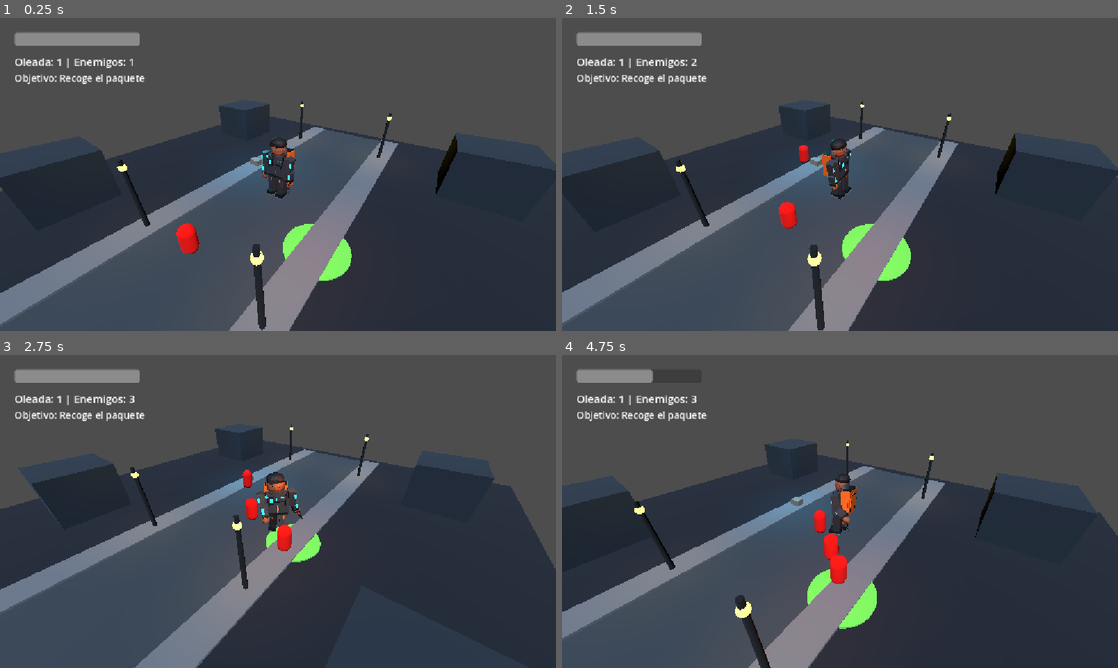
Above: before the commit, frames 1-4 (two rows, left to right).
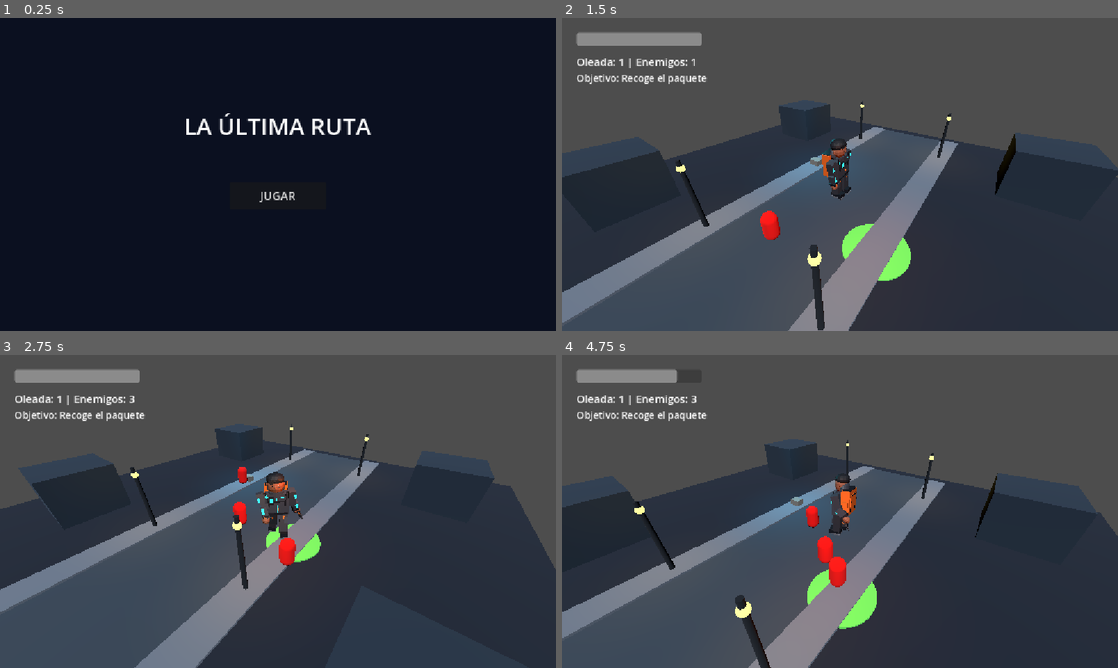
Above: after the commit, the same moments.

Repository: luismedinadl/la-ultima-ruta
Game: Godot game, scene res://scenes/ui/main_menu.tscn
Same seed, same stepped clock (60 frames per second), same inputs: the game is played once before the commit and once after it. Before the commit the project starts from res://scenes/levels/level_01.tscn.
Inputs (mouse positions are in pixels of both pictures, inside the frame that each line leads up to):
- Up to frame 1 (0.25 s): no input
- Up to frame 2 (1.5 s): click (840, 196) at 0.5 s, where only the run after the commit has a clickable "JUGAR"; hold D (move_right) from 1.28 s (still down); tap Space (attack) at 1.35 s
- Up to frame 3 (2.75 s): release D (move_right) at 2.03 s; hold S (move_back) from 2.03 s (still down); tap R at 2.1 s
- Up to frame 4 (4.75 s): release S (move_back) at 2.78 s; hold D (move_right) 2.78-3.53 s; tap Space (attack) at 2.85, 4.35 s; hold W (move_forward) 3.53-4.28 s; tap R at 3.6 s; hold A (move_left) from 4.28 s (still down)

The runs differ from the first frame. In frame 1, 97% of the frame differs, in the area x 0-100%, y 0-100%; in frame 2, 0.6%; in frame 3, 0.7%; in frame 4, 0.7%.

Commit message:
Menú principal

Diff:
--- a/project.godot
+++ b/project.godot
@@ -11,7 +11,7 @@
 [application]
 
 config/name="La Última Ruta"
-run/main_scene="uid://dwhdxwauvobvj"
+run/main_scene="uid://dspbpfric1whr"
 config/features=PackedStringArray("4.7", "Mobile")
 config/icon="res://icon.svg"
 
--- /dev/null
+++ b/scenes/ui/main_menu.gd
@@ -0,0 +1,7 @@
+extends Control
+
+func _ready() -> void:
+	$PlayButton.pressed.connect(_on_play_button_pressed)
+
+func _on_play_button_pressed() -> void:
+	get_tree().change_scene_to_file("res://scenes/levels/level_01.tscn")
--- /dev/null
+++ b/scenes/ui/main_menu.tscn
@@ -0,0 +1,37 @@
+[gd_scene format=3 uid="uid://dspbpfric1whr"]
+
+[ext_resource type="Script" uid="uid://6octvtehtxm3" path="res://scenes/ui/main_menu.gd" id="1_sl1te"]
+
+[node name="MainMenu" type="Control" unique_id=1853615813]
+layout_mode = 3
+anchors_preset = 15
+anchor_right = 1.0
+anchor_bottom = 1.0
+grow_horizontal = 2
+grow_vertical = 2
+script = ExtResource("1_sl1te")
+
+[node name="Background" type="ColorRect" parent="." unique_id=1370593393]
+layout_mode = 0
+offset_right = 1152.0
+offset_bottom = 648.0
+color = Color(0.043137256, 0.0627451, 0.1254902, 1)
+
+[node name="TitleLabel" type="Label" parent="." unique_id=2008801596]
+layout_mode = 0
+offset_left = 300.0
+offset_top = 190.0
+offset_right = 850.0
+offset_bottom = 260.0
+theme_override_font_sizes/font_size = 48
+text = "LA ÚLTIMA RUTA"
+horizontal_alignment = 1
+
+[node name="PlayButton" type="Button" parent="." unique_id=82182675]
+layout_mode = 0
+offset_left = 476.0
+offset_top = 340.0
+offset_right = 676.0
+offset_bottom = 396.0
+theme_override_font_sizes/font_size = 24
+text = "JUGAR"
